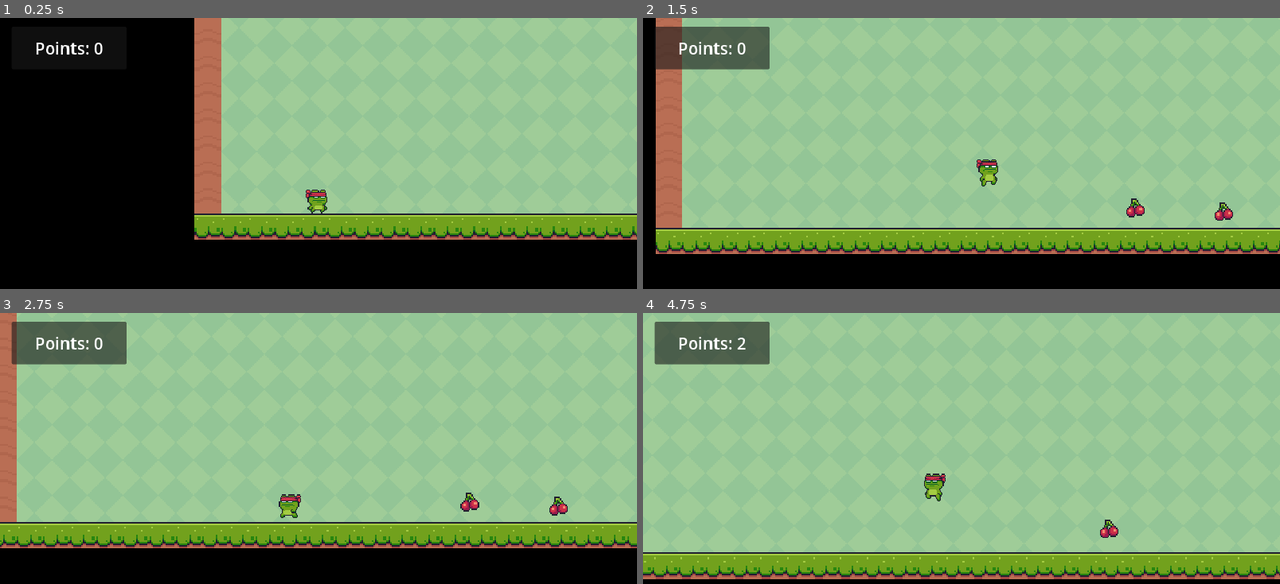
Above: before the commit, frames 1-4 (two rows, left to right).
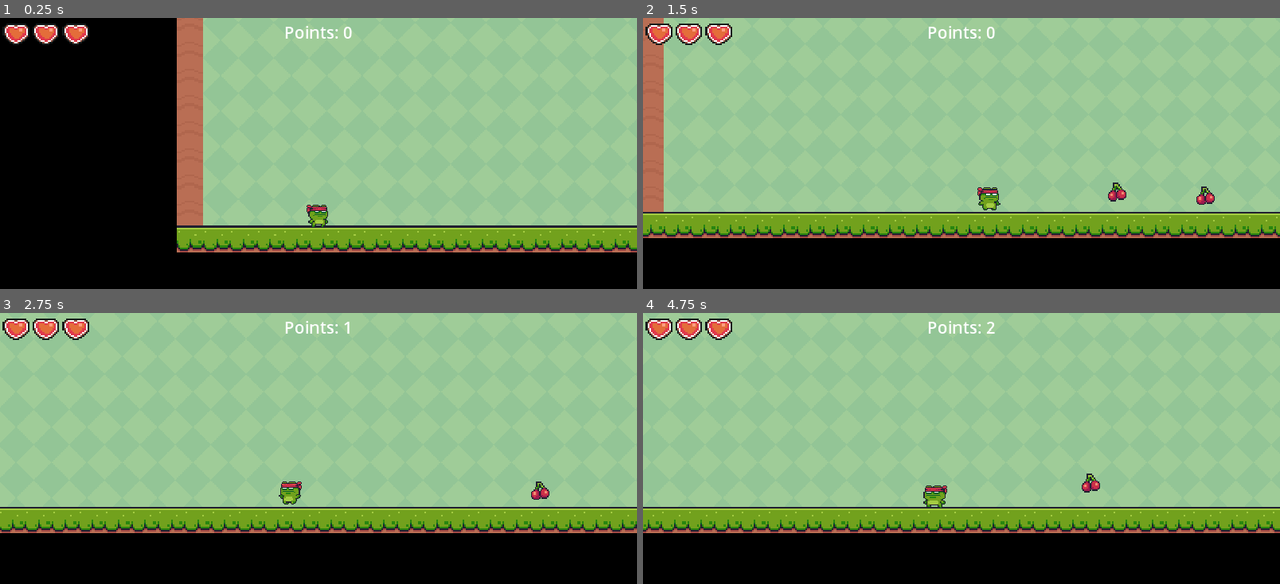
Above: after the commit, the same moments.

Repository: Zain12468/Godot-Side-Scroller-Game
Game: Godot game, scene res://Scenes/Levels/Level 1.tscn
The game is run twice, just before and just after one commit, with the same random seed, the same clock (stepped at 60 frames per second) and the same inputs.
Inputs:
- Up to frame 1 (0.25 s): no input
- Up to frame 2 (1.5 s): tap Enter (ui_accept) at 0.5, 0.6, 0.77, 1.07, 1.35 s; hold Right (ui_right) from 0.53 s (still down)
- Up to frame 3 (2.75 s): tap Enter (ui_accept) at 1.52, 1.82, 2.1 s; release Right (ui_right) at 2.03 s; hold Left (ui_left) from 2.03 s (still down)
- Up to frame 4 (4.75 s): release Left (ui_left) at 2.78 s; hold Right (ui_right) 2.78-4.28 s; tap Enter (ui_accept) at 2.85, 3.02, 3.32, 3.6, 3.77, 4.07, 4.35, 4.52 s; hold Left (ui_left) from 4.28 s (still down)

The runs differ from the first frame. In frame 1, 15% of the frame differs, in the area x 0-100%, y 0-87%; in frame 2, 22%; in frame 3, 20%; in frame 4, 30%, in the area x 0-100%, y 2-99%.

Commit message:
Health System
Created health system

Diff:
--- /dev/null
+++ b/Main Project/Scenes/Characters/Enemies/patrolling_enemy.gd
@@ -0,0 +1,30 @@
+extends CharacterBody2D
+
+
+var SPEED = 100.0
+var gravity = ProjectSettings.get_setting("physics/2d/default_gravity")
+var facing_right = true
+@onready var sprite_2d = $AnimatedSprite2D
+
+func _physics_process(delta):
+	#Animations
+	sprite_2d.animation = 'running'
+
+	if not is_on_floor():
+		velocity.y += gravity * delta
+
+	if !$RayCast2D.is_colliding() && is_on_floor():
+		flip()
+
+		velocity.x = SPEED
+		move_and_slide()
+
+
+func flip():
+	#Flips the player
+	facing_right = !facing_right
+	scale.x = abs(scale.x) + -1
+	if facing_right:
+		SPEED = abs(SPEED)
+	else:
+		SPEED = abs(SPEED) * -1
--- /dev/null
+++ b/Main Project/Scenes/Characters/Enemies/patrolling_enemy.tscn
@@ -0,0 +1,124 @@
+[gd_scene load_steps=17 format=3 uid="uid://cg1j7xeewaf1y"]
+
+[ext_resource type="Script" path="res://Scenes/Characters/Enemies/patrolling_enemy.gd" id="1_7np3j"]
+[ext_resource type="Texture2D" uid="uid://c0jb3uqegy5xw" path="res://Test Assets/EnemyIdle (32x32).png" id="2_m6kdn"]
+
+[sub_resource type="AtlasTexture" id="AtlasTexture_p6stl"]
+atlas = ExtResource("2_m6kdn")
+region = Rect2(0, 0, 32, 32)
+
+[sub_resource type="AtlasTexture" id="AtlasTexture_xn154"]
+atlas = ExtResource("2_m6kdn")
+region = Rect2(32, 0, 32, 32)
+
+[sub_resource type="AtlasTexture" id="AtlasTexture_htb3x"]
+atlas = ExtResource("2_m6kdn")
+region = Rect2(64, 0, 32, 32)
+
+[sub_resource type="AtlasTexture" id="AtlasTexture_r5b50"]
+atlas = ExtResource("2_m6kdn")
+region = Rect2(128, 0, 32, 32)
+
+[sub_resource type="AtlasTexture" id="AtlasTexture_4iub0"]
+atlas = ExtResource("2_m6kdn")
+region = Rect2(160, 0, 32, 32)
+
+[sub_resource type="AtlasTexture" id="AtlasTexture_keobp"]
+atlas = ExtResource("2_m6kdn")
+region = Rect2(192, 0, 32, 32)
+
+[sub_resource type="AtlasTexture" id="AtlasTexture_5e6yf"]
+atlas = ExtResource("2_m6kdn")
+region = Rect2(224, 0, 32, 32)
+
+[sub_resource type="AtlasTexture" id="AtlasTexture_ei0s5"]
+atlas = ExtResource("2_m6kdn")
+region = Rect2(256, 0, 32, 32)
+
+[sub_resource type="AtlasTexture" id="AtlasTexture_ycunl"]
+atlas = ExtResource("2_m6kdn")
+region = Rect2(288, 0, 32, 32)
+
+[sub_resource type="AtlasTexture" id="AtlasTexture_x1xd7"]
+atlas = ExtResource("2_m6kdn")
+region = Rect2(320, 0, 32, 32)
+
+[sub_resource type="AtlasTexture" id="AtlasTexture_wrhna"]
+atlas = ExtResource("2_m6kdn")
+region = Rect2(352, 0, 32, 32)
+
+[sub_resource type="SpriteFrames" id="SpriteFrames_uichb"]
+animations = [{
+"frames": [{
+"duration": 1.0,
+"texture": SubResource("AtlasTexture_p6stl")
+}, {
+"duration": 1.0,
+"texture": SubResource("AtlasTexture_xn154")
+}, {
+"duration": 1.0,
+"texture": SubResource("AtlasTexture_htb3x")
+}, {
+"duration": 1.0,
+"texture": SubResource("AtlasTexture_r5b50")
+}, {
+"duration": 1.0,
+"texture": SubResource("AtlasTexture_4iub0")
+}, {
+"duration": 1.0,
+"texture": SubResource("AtlasTexture_keobp")
+}, {
+"duration": 1.0,
+"texture": SubResource("AtlasTexture_5e6yf")
+}, {
+"duration": 1.0,
+"texture": SubResource("AtlasTexture_ei0s5")
+}, {
+"duration": 1.0,
+"texture": SubResource("AtlasTexture_ycunl")
+}, {
+"duration": 1.0,
+"texture": SubResource("AtlasTexture_x1xd7")
+}, {
+"duration": 1.0,
+"texture": SubResource("AtlasTexture_wrhna")
+}],
+"loop": true,
+"name": &"running",
+"speed": 20.0
+}]
+
+[sub_resource type="RectangleShape2D" id="RectangleShape2D_mhhhh"]
+size = Vector2(54, 61)
+
+[sub_resource type="CapsuleShape2D" id="CapsuleShape2D_n8ci6"]
+radius = 23.0
+height = 54.0
+
+[node name="Patrolling Enemy" type="CharacterBody2D"]
+position = Vector2(-10, -24)
+script = ExtResource("1_7np3j")
+
+[node name="AnimatedSprite2D" type="AnimatedSprite2D" parent="."]
+position = Vector2(10, 24)
+scale = Vector2(2.375, 2.46875)
+sprite_frames = SubResource("SpriteFrames_uichb")
+animation = &"running"
+autoplay = "running"
+
+[node name="CollisionShape2D" type="CollisionShape2D" parent="."]
+position = Vector2(14, 25.5)
+shape = SubResource("RectangleShape2D_mhhhh")
+
+[node name="Hitbox" type="Area2D" parent="."]
+
+[node name="CollisionShape2D" type="CollisionShape2D" parent="Hitbox"]
+visibility_layer = 2
+position = Vector2(14, 28)
+shape = SubResource("CapsuleShape2D_n8ci6")
+
+[node name="RayCast2D" type="RayCast2D" parent="."]
+position = Vector2(-17, 24)
+target_position = Vector2(2.08165e-12, 40)
+
+[connection signal="area_entered" from="Hitbox" to="." method="_on_hitbox_area_entered"]
--- a/Main Project/Scenes/Characters/Player/main_character.gd
+++ b/Main Project/Scenes/Characters/Player/main_character.gd
@@ -4,6 +4,7 @@
 
 extends CharacterBody2D
 
+signal healthChanged
 
 const SPEED = 400.0
 const JUMP_VELOCITY = -700.0
@@ -12,6 +13,8 @@
 # Get the gravity from the project settings to be synced with RigidBody nodes.
 var gravity = ProjectSettings.get_setting("physics/2d/default_gravity")
 
+@export var maxHealth = 3
+@onready var currentHealth: int = 3
 
 func _physics_process(delta):
 	#Animations
@@ -26,7 +29,7 @@
 		sprite_2d.animation = 'Jumping'
 
 	# Handle jump.
-	if Input.is_action_just_pressed("ui_accept") and is_on_floor():
+	if Input.is_action_just_pressed("ui_up") and is_on_floor():
 		velocity.y = JUMP_VELOCITY
 
 	# Get the input direction and handle the movement/deceleration.
@@ -35,8 +38,17 @@
 	if direction:
 		velocity.x = direction * SPEED
 	else:
-		velocity.x = move_toward(velocity.x, 0, 20)
+		velocity.x = move_toward(velocity.x, 0, 40)
 
 	move_and_slide()
 	var isLeft = velocity.x < 0
 	sprite_2d.flip_h = isLeft
+
+
+func _on_hurtbox_area_entered(area):
+	if area.name == "Hitbox":
+		currentHealth -= 1
+		if currentHealth < 0:
+			currentHealth = maxHealth
+
+		healthChanged.emit(currentHealth)
--- a/Main Project/Scenes/Characters/Player/main_character.tscn
+++ b/Main Project/Scenes/Characters/Player/main_character.tscn
@@ -1,55 +1,54 @@
-[gd_scene load_steps=31 format=3 uid="uid://dng1q2dx20ni4"]
+[gd_scene load_steps=32 format=3 uid="uid://dng1q2dx20ni4"]
 
 [ext_resource type="Texture2D" uid="uid://b6ewmnhtr1f4m" path="res://Test Assets/Jump (32x32).png" id="1_14bj6"]
 [ext_resource type="Script" path="res://Scenes/Characters/Player/main_character.gd" id="1_nk5ns"]
-[ext_resource type="Texture2D" uid="uid://fk5xlcf3a2cd" path="res://Test Assets/Idle (32x32).png" id="2_3jlmv"]
+[ext_resource type="Texture2D" uid="uid://fk5xlcf3a2cd" path="res://Test Assets/Idle (32x32).png" id="2_2k7jg"]
 [ext_resource type="Texture2D" uid="uid://boytx0r8lrx4e" path="res://Test Assets/Run (32x32).png" id="4_ghvc8"]
 
-[sub_resource type="RectangleShape2D" id="RectangleShape2D_siq52"]
-size = Vector2(22.3077, 31.0769)
-
-[sub_resource type="AtlasTexture" id="AtlasTexture_lwlta"]
-atlas = ExtResource("2_3jlmv")
+[sub_resource type="CapsuleShape2D" id="CapsuleShape2D_p7w5j"]
+
+[sub_resource type="AtlasTexture" id="AtlasTexture_4tqw4"]
+atlas = ExtResource("2_2k7jg")
 region = Rect2(0, 0, 32, 32)
 
-[sub_resource type="AtlasTexture" id="AtlasTexture_0pbx7"]
-atlas = ExtResource("2_3jlmv")
+[sub_resource type="AtlasTexture" id="AtlasTexture_p3l24"]
+atlas = ExtResource("2_2k7jg")
 region = Rect2(32, 0, 32, 32)
 
-[sub_resource type="AtlasTexture" id="AtlasTexture_fsf4k"]
-atlas = ExtResource("2_3jlmv")
+[sub_resource type="AtlasTexture" id="AtlasTexture_4yl35"]
+atlas = ExtResource("2_2k7jg")
 region = Rect2(64, 0, 32, 32)
 
-[sub_resource type="AtlasTexture" id="AtlasTexture_4sfg7"]
-atlas = ExtResource("2_3jlmv")
+[sub_resource type="AtlasTexture" id="AtlasTexture_eiop6"]
+atlas = ExtResource("2_2k7jg")
 region = Rect2(96, 0, 32, 32)
 
-[sub_resource type="AtlasTexture" id="AtlasTexture_nbwdy"]
-atlas = ExtResource("2_3jlmv")
+[sub_resource type="AtlasTexture" id="AtlasTexture_3hsct"]
+atlas = ExtResource("2_2k7jg")
 region = Rect2(128, 0, 32, 32)
 
-[sub_resource type="AtlasTexture" id="AtlasTexture_bb8og"]
-atlas = ExtResource("2_3jlmv")
+[sub_resource type="AtlasTexture" id="AtlasTexture_nalpg"]
+atlas = ExtResource("2_2k7jg")
 region = Rect2(160, 0, 32, 32)
 
-[sub_resource type="AtlasTexture" id="AtlasTexture_ijvow"]
-atlas = ExtResource("2_3jlmv")
+[sub_resource type="AtlasTexture" id="AtlasTexture_rlxyh"]
+atlas = ExtResource("2_2k7jg")
 region = Rect2(192, 0, 32, 32)
 
-[sub_resource type="AtlasTexture" id="AtlasTexture_b7ays"]
-atlas = ExtResource("2_3jlmv")
+[sub_resource type="AtlasTexture" id="AtlasTexture_x8mu0"]
+atlas = ExtResource("2_2k7jg")
 region = Rect2(224, 0, 32, 32)
 
-[sub_resource type="AtlasTexture" id="AtlasTexture_syfh4"]
-atlas = ExtResource("2_3jlmv")
+[sub_resource type="AtlasTexture" id="AtlasTexture_fich4"]
+atlas = ExtResource("2_2k7jg")
 region = Rect2(256, 0, 32, 32)
 
-[sub_resource type="AtlasTexture" id="AtlasTexture_dl1hw"]
-atlas = ExtResource("2_3jlmv")
+[sub_resource type="AtlasTexture" id="AtlasTexture_tldxg"]
+atlas = ExtResource("2_2k7jg")
 region = Rect2(288, 0, 32, 32)
 
-[sub_resource type="AtlasTexture" id="AtlasTexture_ctkiv"]
-atlas = ExtResource("2_3jlmv")
+[sub_resource type="AtlasTexture" id="AtlasTexture_s3mv3"]
+atlas = ExtResource("2_2k7jg")
 region = Rect2(320, 0, 32, 32)
 
 [sub_resource type="AtlasTexture" id="AtlasTexture_ng28d"]
@@ -194,18 +193,28 @@
 "speed": 20.0
 }]
 
+[sub_resource type="CapsuleShape2D" id="CapsuleShape2D_nc1l8"]
+radius = 14.0
+height = 48.0
+
 [node name="CharacterBody2D" type="CharacterBody2D"]
 script = ExtResource("1_nk5ns")
 
 [node name="CollisionShape2D" type="CollisionShape2D" parent="."]
-position = Vector2(311.875, 489.75)
+position = Vector2(-0.125031, 0.24992)
 scale = Vector2(1.625, 1.625)
-shape = SubResource("RectangleShape2D_siq52")
+shape = SubResource("CapsuleShape2D_p7w5j")
 
 [node name="Sprite2D" type="AnimatedSprite2D" parent="."]
-position = Vector2(311.5, 486.75)
+position = Vector2(-1.19209e-07, 0)
 scale = Vector2(1.71875, 1.76562)
 sprite_frames = SubResource("SpriteFrames_chvat")
-animation = &"Jumping"
+animation = &"Idle"
 autoplay = "Idle"
-frame_progress = 0.0638392
+
+[node name="Hurtbox" type="Area2D" parent="."]
+
+[node name="CollisionShape2D" type="CollisionShape2D" parent="Hurtbox"]
+shape = SubResource("CapsuleShape2D_nc1l8")
+
+[connection signal="area_entered" from="Hurtbox" to="." method="_on_hurtbox_area_entered"]
--- a/Main Project/Scenes/Game Management/end.tscn
+++ b/Main Project/Scenes/Game Management/end.tscn
@@ -8,10 +8,10 @@
 [node name="Endpoint" type="Area2D"]
 
 [node name="CollisionShape2D" type="CollisionShape2D" parent="."]
-position = Vector2(2451, 119.5)
+position = Vector2(1153, 11)
 scale = Vector2(5, 5)
 shape = SubResource("RectangleShape2D_5nmhy")
 
 [node name="Sprite2D" type="Sprite2D" parent="."]
-position = Vector2(2452, 112)
+position = Vector2(1152, 0)
 texture = ExtResource("1_6i6nx")
--- /dev/null
+++ b/Main Project/Scenes/Game Management/heart_gui.gd
@@ -0,0 +1,15 @@
+extends Panel
+
+@onready var sprite = $Sprite2D
+# Called when the node enters the scene tree for the first time.
+func _ready():
+	pass # Replace with function body.
+
+
+# Called every frame. 'delta' is the elapsed time since the previous frame.
+func _process(delta):
+	pass
+
+func update(whole: bool):
+	if whole: sprite.frame = 0
+	else: sprite.frame = 4
--- /dev/null
+++ b/Main Project/Scenes/Game Management/heart_gui.tscn
@@ -0,0 +1,17 @@
+[gd_scene load_steps=3 format=3 uid="uid://cykfsydqlgmqi"]
+
+[ext_resource type="Texture2D" uid="uid://wsjmjbccdyci" path="res://Test Assets/heart.png" id="1_avmpy"]
+[ext_resource type="Script" path="res://Scenes/Game Management/heart_gui.gd" id="1_gx1cy"]
+
+[node name="HeartGui" type="Panel"]
+self_modulate = Color(1, 1, 1, 0)
+custom_minimum_size = Vector2(16, 13)
+offset_right = 16.0
+offset_bottom = 13.0
+script = ExtResource("1_gx1cy")
+
+[node name="Sprite2D" type="Sprite2D" parent="."]
+position = Vector2(0, -2)
+texture = ExtResource("1_avmpy")
+centered = false
+hframes = 5
--- /dev/null
+++ b/Main Project/Scenes/Game Management/hearts_container.gd
@@ -0,0 +1,26 @@
+extends HBoxContainer
+
+@onready var HeartGuiClass = preload("res://Scenes/Game Management/heart_gui.tscn")
+
+# Called when the node enters the scene tree for the first time.
+func _ready():
+	pass # Replace with function body.
+
+
+# Called every frame. 'delta' is the elapsed time since the previous frame.
+func _process(delta):
+	pass
+
+func setMaxHearts(max: int):
+	for i in range(max):
+		var heart = HeartGuiClass.instantiate()
+		add_child(heart)
+
+func updateHearts(CurrentHealth: int):
+	var hearts = get_children()
+
+	for i in range(CurrentHealth):
+		hearts[i].update(true)
+
+	for i in range(CurrentHealth, hearts.size()):
+		hearts[i].update(false)
--- /dev/null
+++ b/Main Project/Scenes/Game Management/hearts_container.tscn
@@ -0,0 +1,7 @@
+[gd_scene load_steps=2 format=3 uid="uid://p2lrseq3ebh6"]
+
+[ext_resource type="Script" path="res://Scenes/Game Management/hearts_container.gd" id="1_fnd7p"]
+
+[node name="HeartsContainer" type="HBoxContainer"]
+theme_override_constants/separation = 2
+script = ExtResource("1_fnd7p")
--- /dev/null
+++ b/Main Project/Scenes/Levels/Level 1.gd
@@ -0,0 +1,14 @@
+extends Node
+
+@onready var heartsContainer = $CanvasLayer/HeartsContainer
+@onready var player = $"Scene Objects/Player"
+
+# Called when the node enters the scene tree for the first time.
+func _ready():
+	heartsContainer.setMaxHearts(player.maxHealth)
+	heartsContainer.updateHearts(player.currentHealth)
+	player.healthChanged.connect(heartsContainer.updateHearts)
+
+# Called every frame. 'delta' is the elapsed time since the previous frame.
+func _process(delta):
+	pass
--- a/Main Project/Scenes/Levels/Level 1.tscn
+++ b/Main Project/Scenes/Levels/Level 1.tscn
@@ -1,12 +1,14 @@
-[gd_scene load_steps=11 format=3 uid="uid://dy15leubne27b"]
+[gd_scene load_steps=13 format=3 uid="uid://durws67hubpnv"]
 
 [ext_resource type="Script" path="res://game_manager.gd" id="1_e5p0h"]
+[ext_resource type="Script" path="res://Scenes/Levels/Level 1.gd" id="1_ssrrh"]
 [ext_resource type="Texture2D" uid="uid://5w0rk2ine4xp" path="res://Test Assets/Green.png" id="2_6tbtp"]
 [ext_resource type="Texture2D" uid="uid://bbdk48eauom62" path="res://Test Assets/Terrain (16x16).png" id="3_ssrl0"]
 [ext_resource type="PackedScene" uid="uid://dng1q2dx20ni4" path="res://Scenes/Characters/Player/main_character.tscn" id="4_shit0"]
 [ext_resource type="PackedScene" uid="uid://do7q40y65xn0b" path="res://Scenes/Game Management/finish.tscn" id="5_2m082"]
 [ext_resource type="PackedScene" uid="uid://f76lu85xwdln" path="res://Scenes/Levels/Level 2.tscn" id="7_fqohm"]
 [ext_resource type="PackedScene" uid="uid://deuqbeubboi2i" path="res://Scenes/Collectables/collectable.tscn" id="7_t7nnl"]
+[ext_resource type="PackedScene" uid="uid://p2lrseq3ebh6" path="res://Scenes/Game Management/hearts_container.tscn" id="8_be0ij"]
 
 [sub_resource type="TileSetAtlasSource" id="TileSetAtlasSource_xkrva"]
 texture = ExtResource("3_ssrl0")
@@ -473,7 +475,8 @@
 		get_tree().change_scene_to_packed(target_level)
 "
 
-[node name="Level 2" type="Node"]
+[node name="Level 1" type="Node"]
+script = ExtResource("1_ssrrh")
 
 [node name="Game Manager" type="Node" parent="."]
 unique_name_in_owner = true
@@ -494,10 +497,10 @@
 layer_0/tile_data = PackedInt32Array(851968, 458752, 0, 851969, 458752, 0, 851970, 458752, 0, 851971, 458752, 0, 851972 …(2529 unchanged characters)…
 
 [node name="Player" parent="Scene Objects" instance=ExtResource("4_shit0")]
-position = Vector2(-138, 80)
+position = Vector2(208, 540)
 
 [node name="Camera2D" type="Camera2D" parent="Scene Objects/Player"]
-position = Vector2(314, 494)
+position = Vector2(1, -2)
 position_smoothing_enabled = true
 position_smoothing_speed = 7.0
 
@@ -511,10 +514,11 @@
 [node name="UI" type="CanvasLayer" parent="."]
 
 [node name="Panel" type="Panel" parent="UI"]
-offset_left = 21.0
-offset_top = 16.0
-offset_right = 229.0
-offset_bottom = 93.0
+anchors_preset = 5
+anchor_left = 0.5
+anchor_right = 0.5
+offset_bottom = 50.0
+grow_horizontal = 2
 
 [node name="ScoreLabel" type="Label" parent="UI/Panel"]
 layout_mode = 1
@@ -537,4 +541,13 @@
 [node name="Collectable3" parent="." instance=ExtResource("7_t7nnl")]
 position = Vector2(1140, 507)
 
+[node name="CanvasLayer" type="CanvasLayer" parent="."]
+
+[node name="HeartsContainer" parent="CanvasLayer" instance=ExtResource("8_be0ij")]
+offset_left = 5.0
+offset_top = 10.0
+offset_right = 5.0
+offset_bottom = 10.0
+scale = Vector2(3, 3)
+
 [connection signal="body_entered" from="Scene Objects/Finish" to="Scene Objects/Finish" method="_on_body_entered"]
--- a/Main Project/Scenes/Levels/Level 2.tscn
+++ b/Main Project/Scenes/Levels/Level 2.tscn
@@ -494,10 +494,10 @@
 layer_0/tile_data = PackedInt32Array(851968, 458752, 0, 851969, 458752, 0, 851970, 458752, 0, 851971, 458752, 0, 851972 …(2567 unchanged characters)…
 
 [node name="Player" parent="Scene Objects" instance=ExtResource("4_los5x")]
-position = Vector2(-138, 80)
+position = Vector2(322, 485)
 
 [node name="Camera2D" type="Camera2D" parent="Scene Objects/Player"]
-position = Vector2(314, 494)
+position = Vector2(1, 5)
 position_smoothing_enabled = true
 position_smoothing_speed = 7.0
 
--- a/Main Project/Scenes/Levels/Level 3.tscn
+++ b/Main Project/Scenes/Levels/Level 3.tscn
@@ -5,7 +5,7 @@
 [ext_resource type="Texture2D" uid="uid://bbdk48eauom62" path="res://Test Assets/Terrain (16x16).png" id="3_2of4t"]
 [ext_resource type="PackedScene" uid="uid://dng1q2dx20ni4" path="res://Scenes/Characters/Player/main_character.tscn" id="4_wiu8f"]
 [ext_resource type="PackedScene" uid="uid://do7q40y65xn0b" path="res://Scenes/Game Management/finish.tscn" id="5_17m0b"]
-[ext_resource type="Texture2D" uid="uid://fk5xlcf3a2cd" path="res://Test Assets/Idle (32x32).png" id="6_wm4mo"]
+[ext_resource type="Texture2D" uid="uid://c0jb3uqegy5xw" path="res://Test Assets/EnemyIdle (32x32).png" id="6_wm4mo"]
 [ext_resource type="Texture2D" uid="uid://b6ewmnhtr1f4m" path="res://Test Assets/Jump (32x32).png" id="7_njerj"]
 [ext_resource type="Texture2D" uid="uid://boytx0r8lrx4e" path="res://Test Assets/Run (32x32).png" id="8_x0jnw"]
 [ext_resource type="Texture2D" uid="uid://dq7sbmyno0rpq" path="res://Test Assets/End (Idle).png" id="9_uxowm"]
@@ -1408,10 +1408,10 @@
 layer_0/tile_data = PackedInt32Array(851968, 458752, 0, 851969, 458752, 0, 851970, 458752, 0, 851971, 458752, 0, 851972 …(2529 unchanged characters)…
 
 [node name="Player" parent="Scene Objects" instance=ExtResource("4_wiu8f")]
-position = Vector2(-138, 80)
+position = Vector2(286, 544)
 
 [node name="Camera2D" type="Camera2D" parent="Scene Objects/Player"]
-position = Vector2(314, 494)
+position = Vector2(1, 1)
 position_smoothing_enabled = true
 position_smoothing_speed = 7.0
 
Not shown: 1 places in Main Project/Scenes/Characters/Player/main_character.tscn that only renumber resources
Renamed: Main Project/Idle (32x32).png -> Main Project/Test Assets/EnemyIdle (32x32).png
Not shown, added: Main Project/Test Assets/EnemyIdle (32x32).png.import
Not shown, added: Main Project/Test Assets/Mask Run (32x32).png.import
Binary file added: Main Project/Test Assets/heart.png
Not shown, changed: Main Project/Test Assets/heart.png.import
